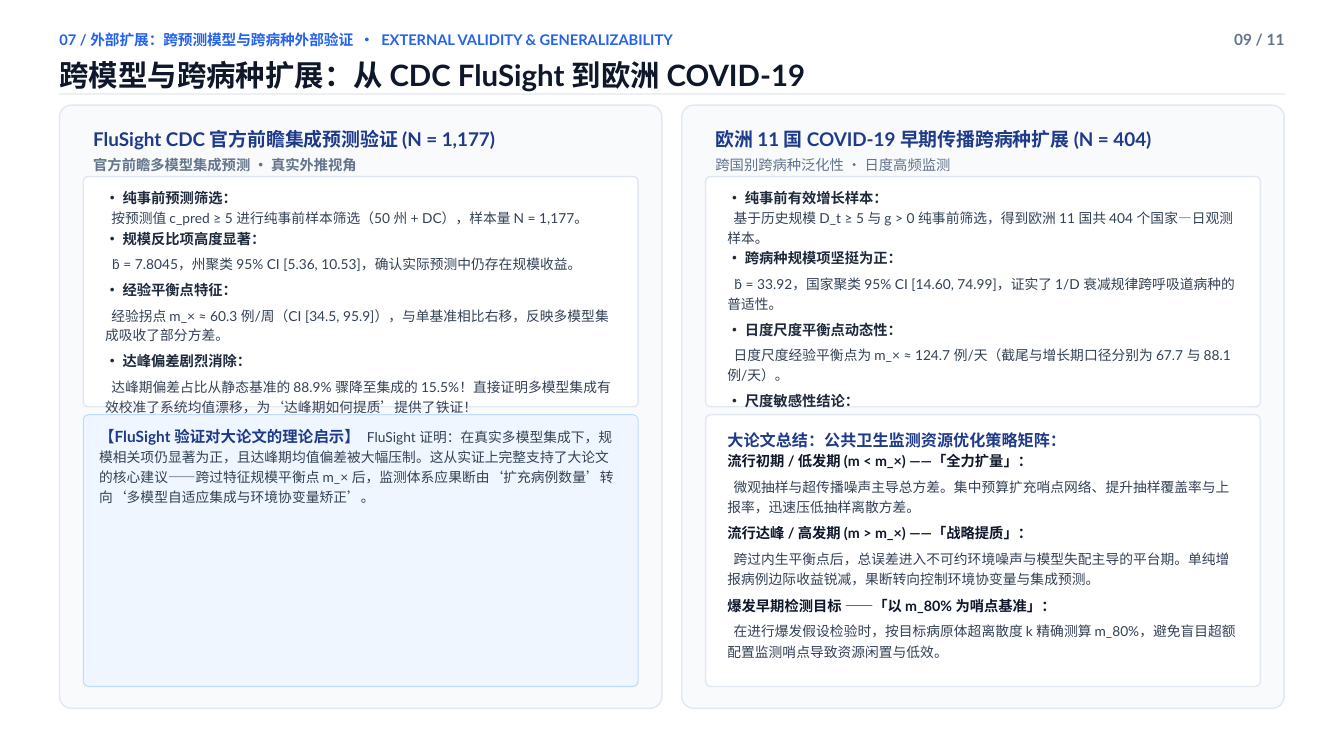
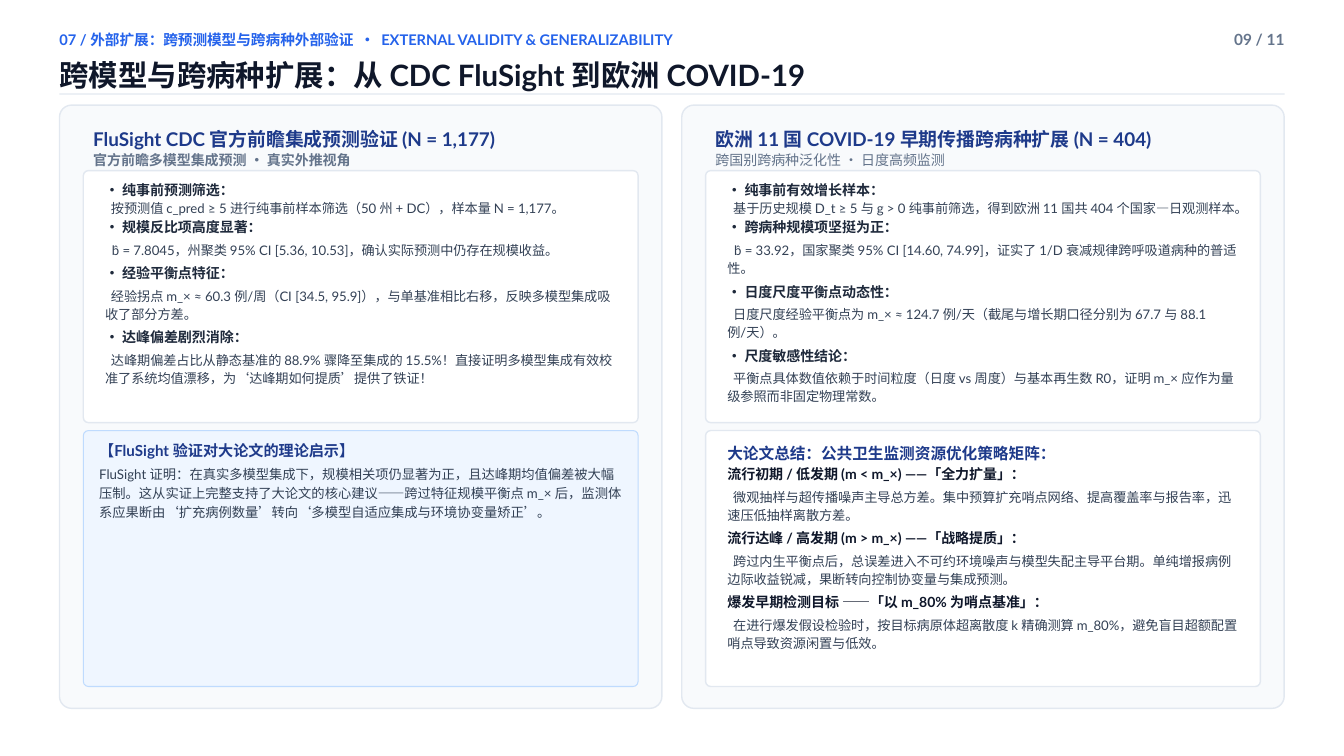
Before and after one commit to wangchi2068/case-count-inference-bottleneck, a slide deck: slide 9 of 学术答辩PPT_简约大气优化版.pptx. Drawn at 1344x756 pixels with LibreOffice and Linux fonts; fonts in the diff are those of the drawing. Boxes give left, top, right and bottom in pixels: in the first picture for what was removed or moved away, otherwise in the second. Text is boxed around its words. In the diff, an @@ line names an element or a change of style, - is before the commit and + after.

```diff
--- a/学术答辩PPT_简约大气优化版.pptx
+++ b/学术答辩PPT_简约大气优化版.pptx
@@ text "官方前瞻多模型集成预测 • 真实外推视角" at (93, 153, 351, 166): size 10.2 to 10 pt @@
@@ text "跨国别跨病种泛化性 • 日度高频监测" at (715, 153, 945, 166): size 10.2 to 10 pt @@
@@ rounded rectangle: place and size @@
-rounded rectangle at (84, 176, 638, 406)
+rounded rectangle at (84, 170, 638, 422)
@@ text "• 纯事前预测筛选： 按预测值 c_pred ≥ ...": place and size @@
-text "• 纯事前预测筛选： 按预测值 c_pred ≥ ..." at (105, 191, 611, 415)
+text "• 纯事前预测筛选： 按预测值 c_pred ≥ ..." at (105, 183, 613, 384)
@@ text "• 纯事前预测筛选： 按预测值 c_pred ≥ ..." at (105, 183, 613, 384): size 10.2 to 10 pt in "• 纯事前预测筛选：", "• 规模反比项高度显著：", "• 经验平衡点特征：", "• 达峰偏差剧烈消除："; size 9.8 to 9.4 pt in "按预测值 c_pred ≥ 5 进行纯事前样本筛选（50 州 + ...", "b̂ = 7.8045，州聚类 95% CI [5.36, 10.53]，确认实际预测中仍存在规模收益。", "经验拐点 m_× ≈ 60.3 例/周（CI [34.5, 95.9]），与单基准相比右移，反映多模型集成吸收了部分方差 ...", "达峰期偏差占比从静态基准的 88.9% 骤降至集成的 15.5%！直接证明多模型集成有效校准了系统均值漂移，为‘达峰期如 ..."; line spacing 1.2 to 1.15; less space between paragraphs @@
@@ rounded rectangle: place and size @@
-rounded rectangle at (706, 176, 1260, 406)
+rounded rectangle at (706, 170, 1260, 422)
@@ text "• 纯事前有效增长样本： 基于历史规模 D_t ≥ ...": place and size @@
-text "• 纯事前有效增长样本： 基于历史规模 D_t ≥ ..." at (727, 191, 1234, 456)
+text "• 纯事前有效增长样本： 基于历史规模 D_t ≥ ..." at (727, 183, 1248, 402)
@@ text "• 纯事前有效增长样本： 基于历史规模 D_t ≥ ..." at (727, 183, 1248, 402): size 10.2 to 10 pt in "• 纯事前有效增长样本：", "• 跨病种规模项坚挺为正：", "• 日度尺度平衡点动态性：", "• 尺度敏感性结论："; size 9.8 to 9.4 pt in "基于历史规模 D_t ≥ 5 与 g > ...", "b̂ = 33.92，国家聚类 95% CI [14.60, 74.99]，证实了 ...", "日度尺度经验平衡点为 m_× ≈ 124.7 例/天（截尾与增长期口径分别为 67.7 与 ...", "平衡点具体数值依赖于时间粒度（日度 vs 周度）与基本再生数 R0，证明 m_× 应作为量级参照而非固定物理常数。"; line spacing 1.2 to 1.15; less space between paragraphs @@
@@ rounded rectangle: place and size @@
-rounded rectangle at (84, 414, 638, 687)
+rounded rectangle at (84, 431, 638, 687)
@@ text at (99, 443, 621, 518): text changed; size 9.8 to 9.5 pt @@
-【FluSight 验证对大论文的理论启示】 FluSight 证明：在真实多模型集成下，规模相关项仍显著为正，且达峰期均值偏差被大幅压制。这从实证上完整支持了大论文的核心建议——跨过特征规模平衡点 m_× 后，监测体系应果断由‘扩充病例数量’转向‘多模型自适应集成与环境协变量矫正’。
+【FluSight 验证对大论文的理论启示】
+FluSight 证明：在真实多模型集成下，规模相关项仍显著为正，且达峰期均值偏差被大幅压制。这从实证上完整支持了大论文的核心建议——跨过特征规模平衡点 m_× 后，监测体系应果断由‘扩充病例数量’转向‘多模型自适应集成与环境协变量矫正’。
@@ rounded rectangle: place and size @@
-rounded rectangle at (706, 414, 1260, 687)
+rounded rectangle at (706, 431, 1260, 687)
@@ text "大论文总结：公共卫生监测资源优化策略矩阵：": place and size @@
-text "大论文总结：公共卫生监测资源优化策略矩阵：" at (727, 432, 1236, 658)
+text "大论文总结：公共卫生监测资源优化策略矩阵：" at (727, 445, 1237, 649)
@@ text at (727, 445, 1055, 461): size 11.5 to 11.2 pt in "大论文总结：公共卫生监测资源优化策略矩阵：" @@
@@ text at (727, 465, 1237, 649): text changed; size 9.8 to 9.4 pt @@
-流行初期 / 低发期 (m < m_×) ——「全力扩量」：
-微观抽样与超传播噪声主导总方差。集中预算扩充哨点网络、提升抽样覆盖率与上报率，迅速压低抽样离散方差。
-流行达峰 / 高发期 (m > m_×) ——「战略提质」：
-跨过内生平衡点后，总误差进入不可约环境噪声与模型失配主导的平台期。单纯增报病例边际收益锐减，果断转向控制环境协变量与集成预测。
-爆发早期检测目标 ——「以 m_80% 为哨点基准」：
-在进行爆发假设检验时，按目标病原体超离散度 k 精确测算 m_80%，避免盲目超额配置监测哨点导致资源闲置与低效。
+流行初期 / 低发期 (m < m_×) ——「全力扩量」：
+微观抽样与超传播噪声主导总方差。集中预算扩充哨点网络、提高覆盖率与报告率，迅速压低抽样离散方差。
+流行达峰 / 高发期 (m > m_×) ——「战略提质」：
+跨过内生平衡点后，总误差进入不可约环境噪声与模型失配主导平台期。单纯增报病例边际收益锐减，果断转向控制协变量与集成预测。
+爆发早期检测目标 ——「以 m_80% 为哨点基准」：
+在进行爆发假设检验时，按目标病原体超离散度 k 精确测算 m_80%，避免盲目超额配置哨点导致资源闲置与低效。
```
Also in this commit, not shown: 8 other slides changed, 25 other files.
